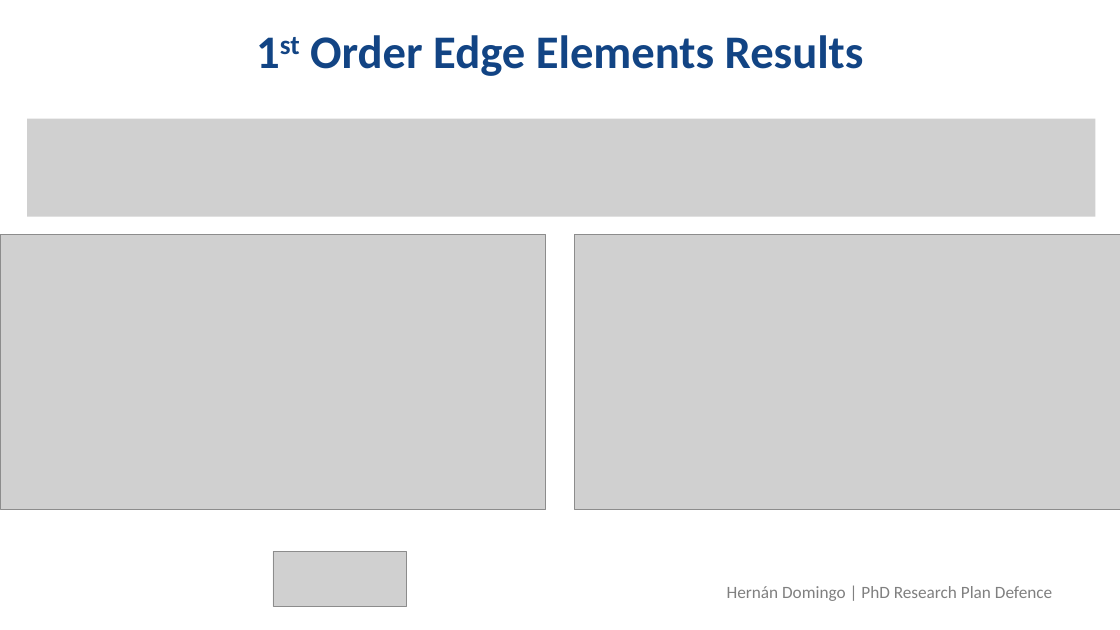
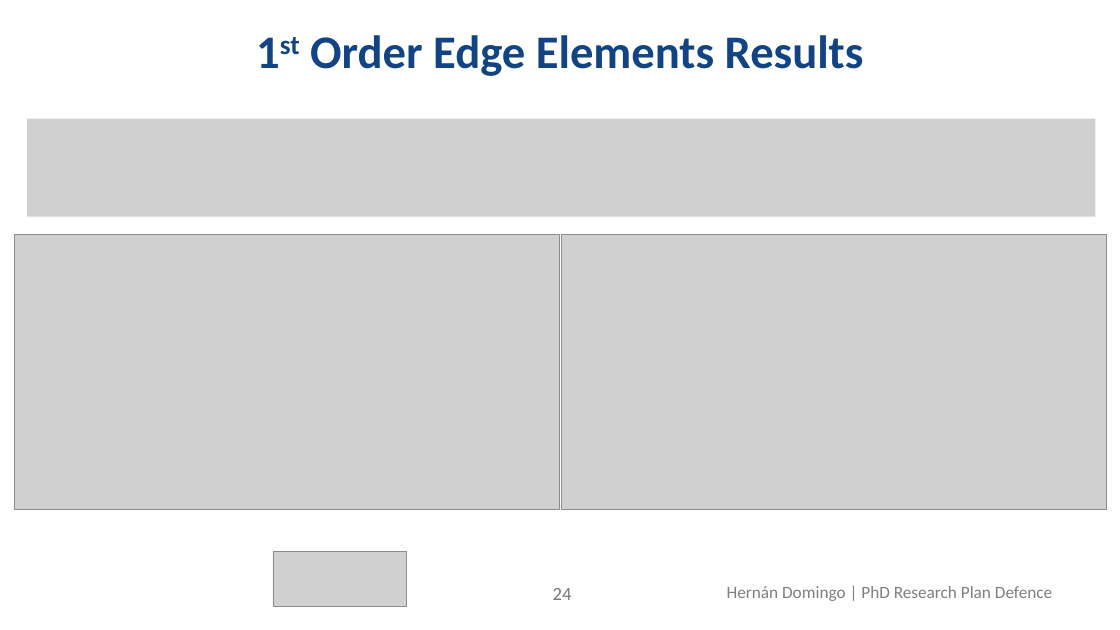
Before and after one commit to hernandr54/PhD-Research-Plan-Defence, a slide deck: slide 24 of research_plan.pptx (slide 23 before the commit). Drawn at 1120x630 pixels with LibreOffice and Linux fonts; fonts in the diff are those of the drawing; grey boxes stand for pictures; background and template pictures are left out. Boxes give left, top, right and bottom in pixels: in the first picture for what was removed or moved away, otherwise in the second. Text is boxed around its words. In the diff, an @@ line names an element or a change of style, - is before the commit and + after.

```diff
--- a/research_plan.pptx
+++ b/research_plan.pptx
@@ picture: place and size @@
-picture at <box>0,234,546,510</box>
+picture at <box>14,234,560,510</box>
@@ picture: place and size @@
-picture at <box>575,234,1120,510</box>
+picture at <box>561,234,1107,510</box>
@@ page number added at <box>553,588,572,600</box>, 16 pt, text #797979 @@
+24
```
Also in this commit, not shown: 9 other slides changed, 2 slides added.
